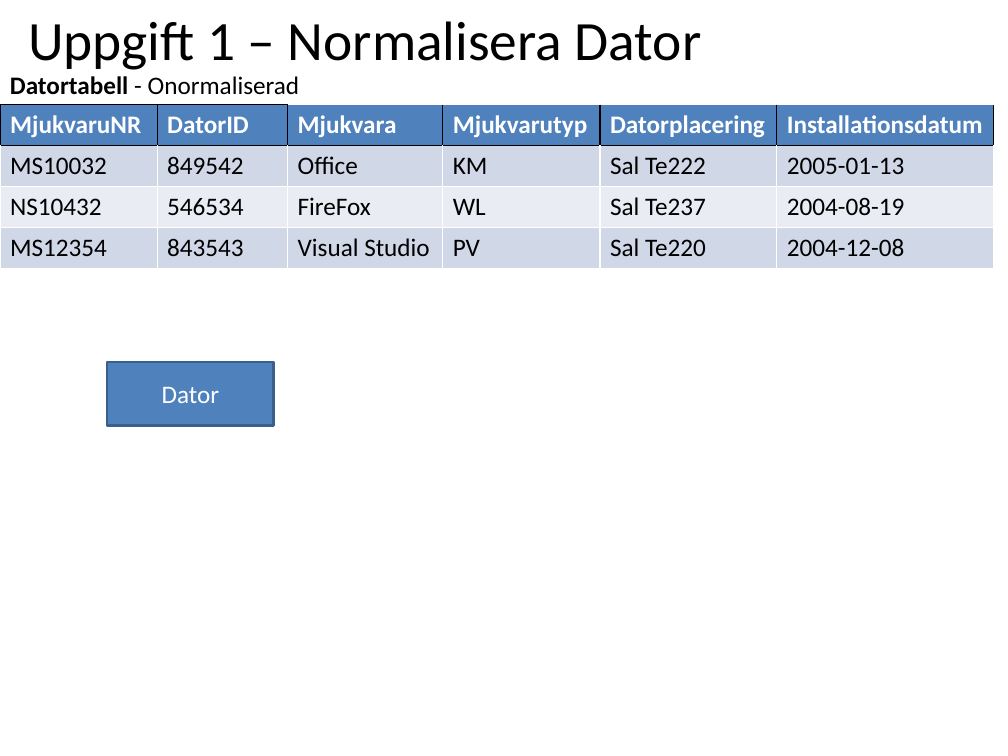
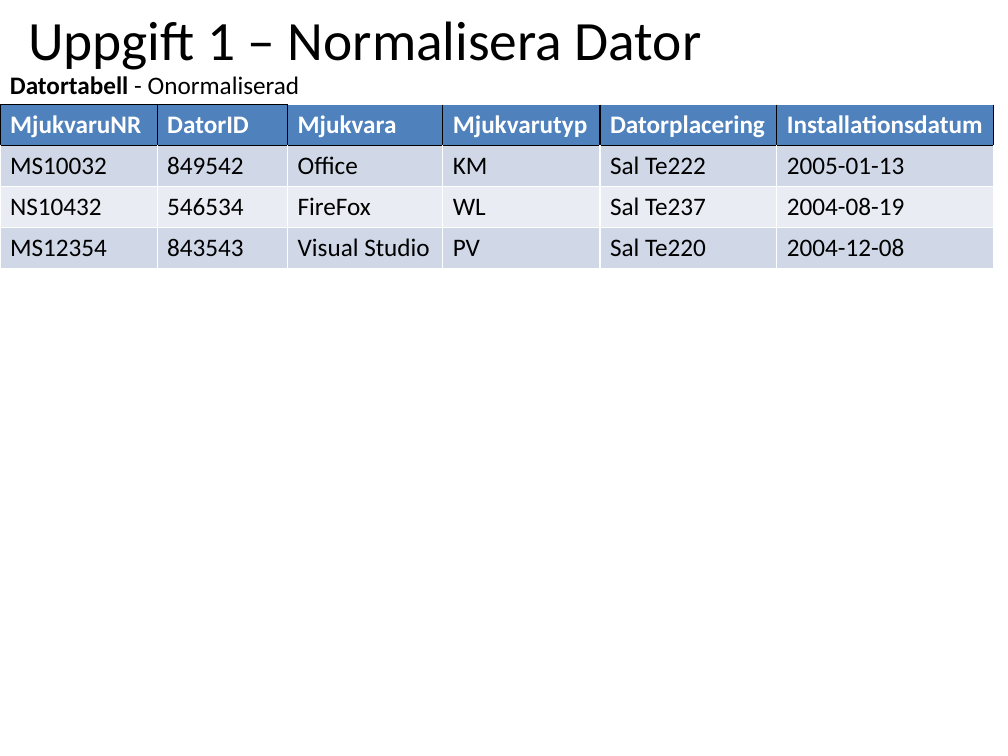
Before and after one commit to ed222an/Databasteknik, a slide deck: slide 2 of Labb 2/Laboration2.pptx. Drawn at 1008x756 pixels with LibreOffice and Linux fonts; fonts in the diff are those of the drawing. Boxes give left, top, right and bottom in pixels: in the first picture for what was removed or moved away, otherwise in the second. Text is boxed around its words. In the diff, an @@ line names an element or a change of style, - is before the commit and + after.

```diff
--- a/Labb 2/Laboration2.pptx
+++ b/Labb 2/Laboration2.pptx
@@ rectangle removed at (107,362,273,425) @@
-Dator
```
Also in this commit, not shown: 4 other slides changed.
